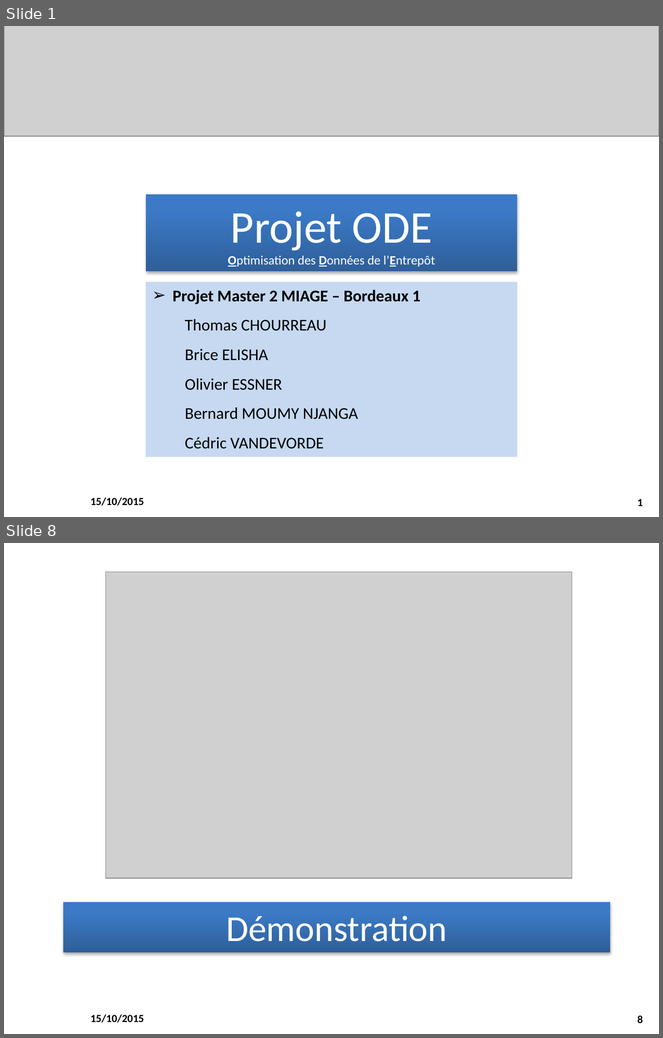
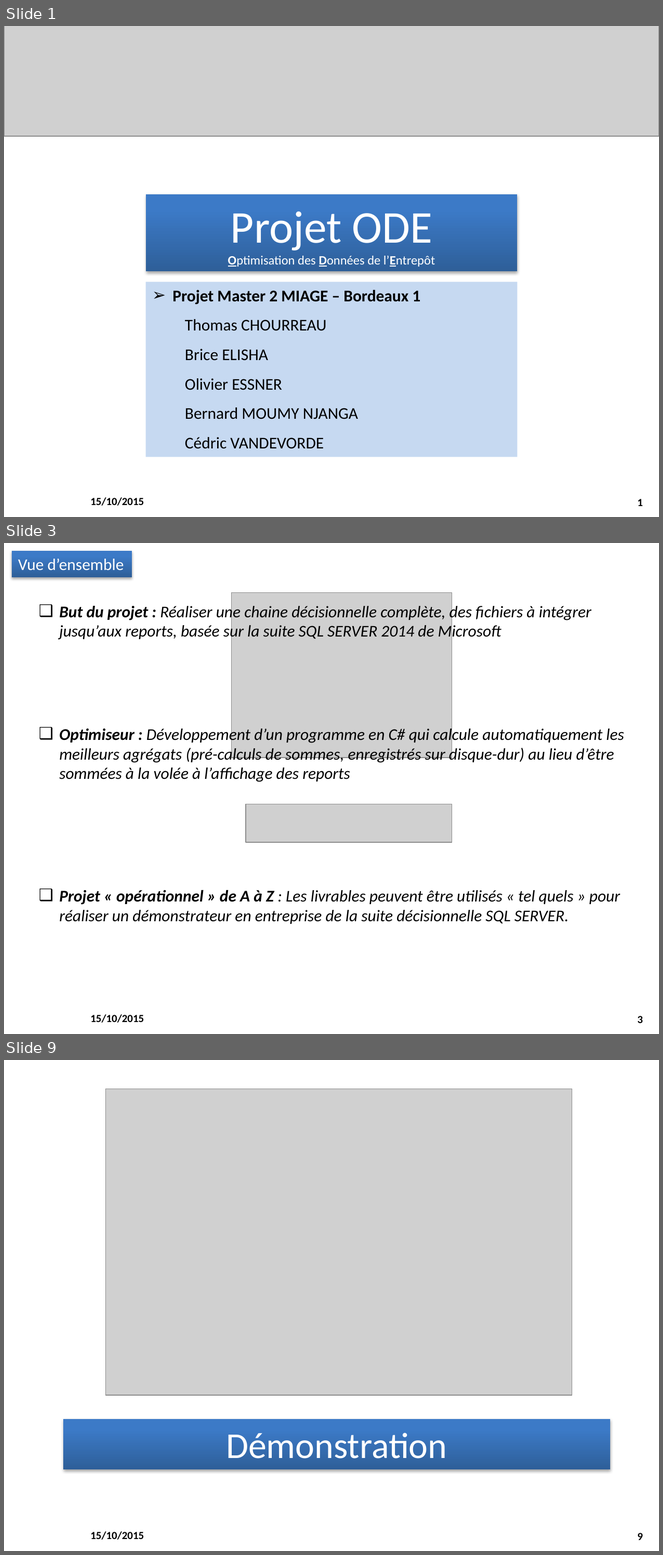
Before and after one commit to M2SIID-ODE/Projet_ODE, a slide deck: Livrables/Documentation/ProjetODE_Livrable_Presentation_Projet.pptx. Shown one above the other, each under a label of ours: slides 1 and 8 before the commit, slides 1, 3 and 9 after it; the slides between them are not shown. The pictures are 663x1038 and 663x1555 pixels, drawn with LibreOffice and Linux fonts; fonts in the diff are those of the drawing; grey boxes stand for pictures; background and template pictures are left out. Boxes give left, top, right and bottom in pixels: in the first picture for what was removed or moved away, otherwise in the second. Text is boxed around its words. In the diff, an @@ line names an element or a change of style, - is before the commit and + after.

```diff
--- a/Livrables/Documentation/ProjetODE_Livrable_Presentation_Projet.pptx
+++ b/Livrables/Documentation/ProjetODE_Livrable_Presentation_Projet.pptx
@@ slide 3 added at (x1=4, y1=543, x2=659, y2=1034), background #FFFFFF; not listed: 2 template elements that a slide beside it also shows @@
@@ rectangle added at (x1=12, y1=551, x2=132, y2=577), fill gradient #2F5F99 to #3D7CC7 to #3A7CCB, 18 pt, text #FFFFFF @@
+Vue d’ensemble
@@ text added at (x1=59, y1=603, x2=624, y2=924), 18 pt, text #000000, italic @@
+❑ But du projet : Réaliser une chaine décisionnelle complète, des fichiers à intégrer jusqu’aux reports, basée sur la suite SQL SERVER 2014 de Microsoft
+❑ Optimiseur : Développement d’un programme en C# qui calcule automatiquement les meilleurs agrégats (pré-calculs de sommes, enregistrés sur disque-dur) au lieu d’être sommées à la volée à l’affichage des reports
+❑ Projet « opérationnel » de A à Z : Les livrables peuvent être utilisés « tel quels » pour réaliser un démonstrateur en entreprise de la suite décisionnelle SQL SERVER.
@@ picture added at (x1=232, y1=593, x2=452, y2=758) @@
@@ picture added at (x1=246, y1=805, x2=452, y2=843) @@
@@ what was slide 8 is now slide 9 @@
@@ page number at (x1=637, y1=1533, x2=643, y2=1540): text changed @@
-8
+9
```
Also in this commit, not shown: 6 slides changed, 1 other slide added.
